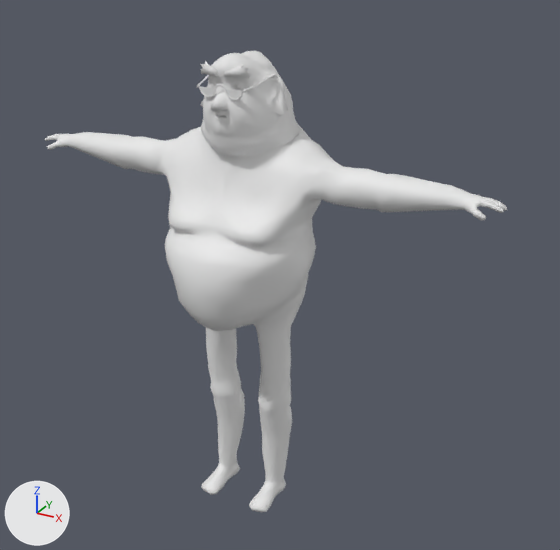
What one commit did to the FBX model Assets/Models/Characters.fbx.
Both versions are drawn from a 50 mm camera at (1.38, -2.21, 2.1) aimed at (0.14, 0.04, 0.97). Lighting does not change. The marker at lower left points along +X, +Y and +Z. Where no turn or scale is listed for an object, it has been applied to the vertices.

Script lines for the objects in view, before the commit:
```python
me_mesh_091 = bpy.data.meshes.new('Mesh.091')
me_mesh_091.from_pydata(...)  # 2943 vertices, 3106 faces; spans x -0.91..0.91, y -0.28..0.27, z 0.0..1.75
# faces by material slot: [3091, 15]
me_mesh_091.materials.append(mat_characterfat)  # white #e7e7e7
me_mesh_091.materials.append(mat_shades)  # white #e7e7e7
ob_fat = bpy.data.objects.new('fat', me_mesh_091)
ob_fat.location = (0.0, 0.0, 0.0)
```
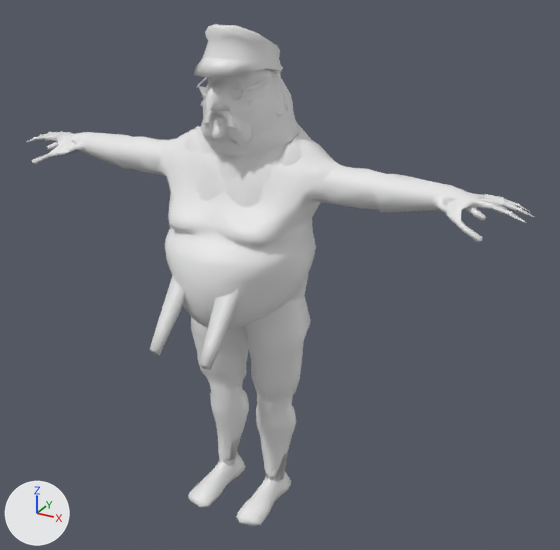
Pixel boxes (x1, y1, x2, y2) of what changed, in the pictures (560 x 550 px):
'leather', added
    after: (68, 24, 457, 483)
    faces in mat_characterfat (white #e7e7e7): (68, 69, 457, 483)
    faces in mat_leather (white #e7e7e7): (194, 24, 283, 176)
    faces in mat_hair_black (white #e7e7e7): (201, 74, 265, 134)
'thin', added
    after: (26, 70, 534, 526)

The change, as a diff of the scene's bpy script:
```diff
--- a/Assets/Models/Characters.fbx.py
+++ b/Assets/Models/Characters.fbx.py
@@ mat_leather @@
+mat_leather = principled_material('Leather')
+mat_leather.base_color = (0.8, 0.8, 0.8)  # white #e7e7e7
+mat_leather.roughness = 0.4
@@ mat_hair_black @@
+mat_hair_black = principled_material('Hair Black')
+mat_hair_black.base_color = (0.8, 0.8, 0.8)  # white #e7e7e7
+mat_hair_black.roughness = 0.4
@@ me_mesh_110 @@
+me_mesh_110.from_pydata(...)  # 2466 vertices, 2612 faces; spans x -0.99..0.99, y -0.2..0.24, z -0.01..1.8
+me_mesh_110.materials.append(mat_characterfat)  # white #e7e7e7
@@ me_mesh_177 @@
+me_mesh_177.from_pydata(...)  # 3071 vertices, 3266 faces; spans x -0.81..0.81, y -0.41..0.27, z 0.0..1.84
+# faces by material slot: [2858, 234, 174]
+me_mesh_177.materials.append(mat_characterfat)  # white #e7e7e7
+me_mesh_177.materials.append(mat_hair_black)  # white #e7e7e7
+me_mesh_177.materials.append(mat_leather)  # white #e7e7e7
@@ ob_thin @@
+ob_thin = bpy.data.objects.new('thin', me_mesh_110)
+ob_thin.location = (0.0, 0.0, 0.0)
@@ ob_leather @@
+ob_leather = bpy.data.objects.new('leather', me_mesh_177)
+ob_leather.location = (0.0, 0.0, 0.0)
```
